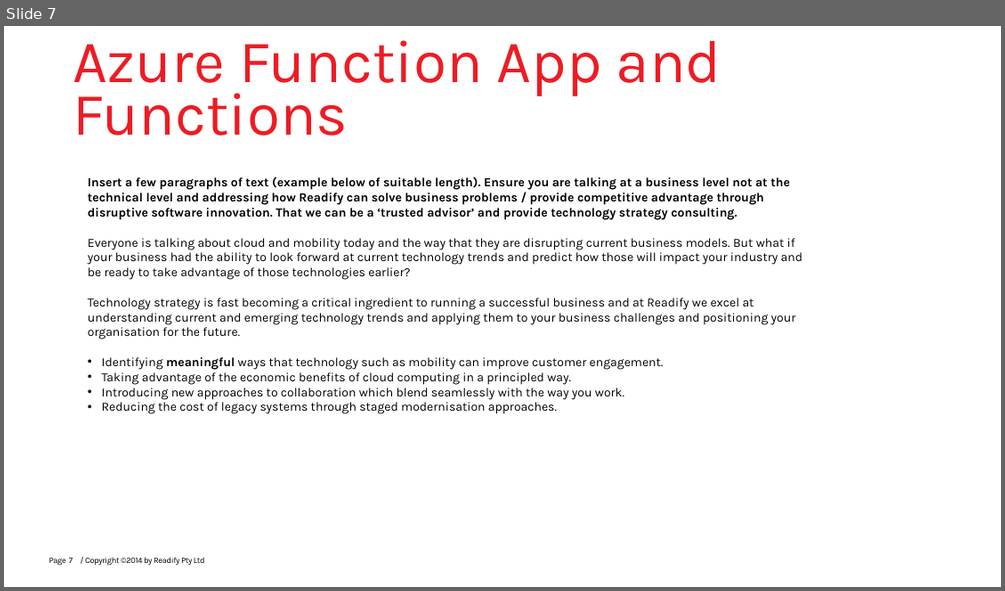
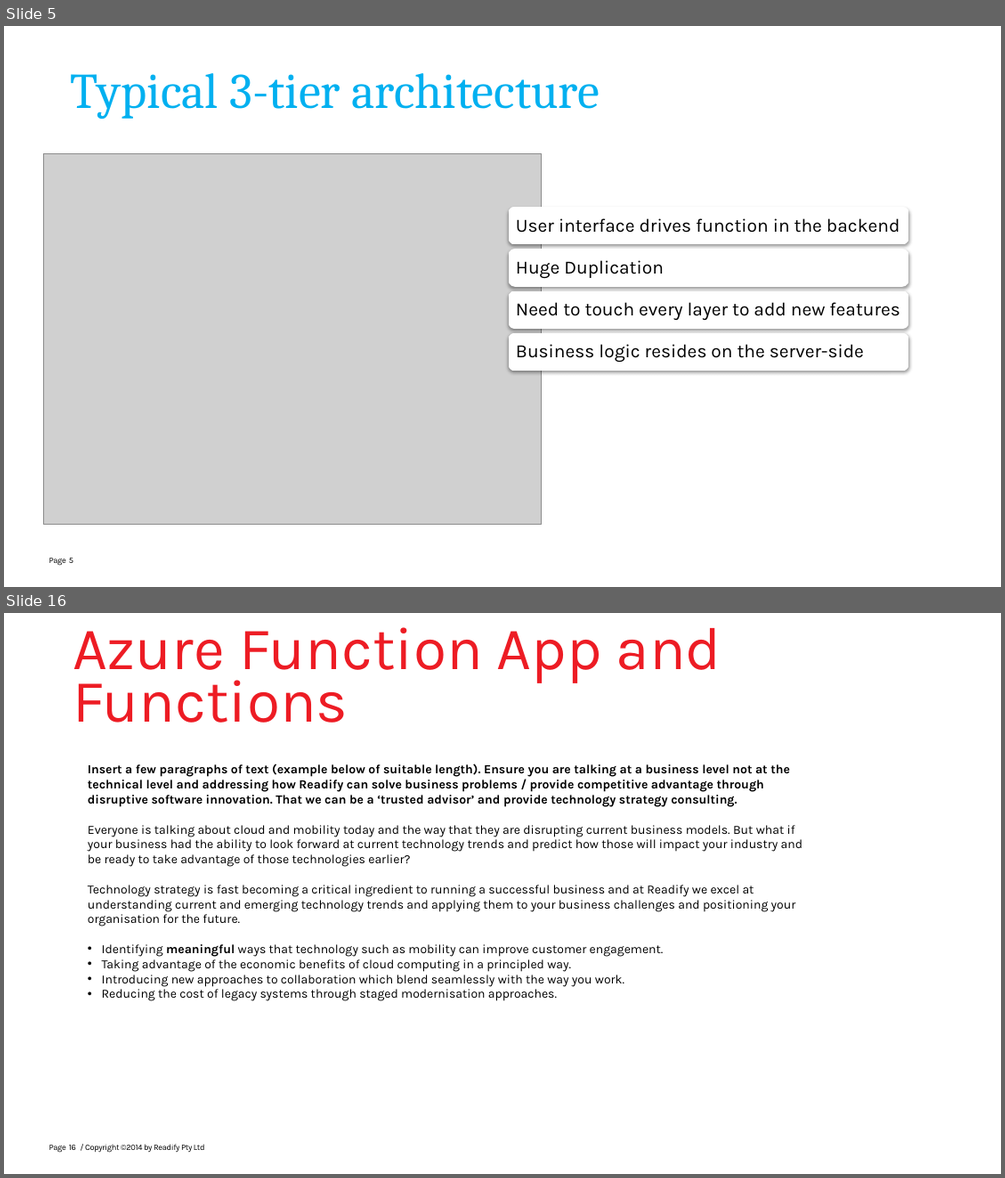
Before and after one commit to mehdikhaleghian/StudyNotes, a slide deck: Azure Functions.pptx. Shown one above the other, each under a label of ours: slide 7 before the commit, slides 5 and 16 after it; the slides between them are not shown. The pictures are 1005x591 and 1005x1178 pixels, drawn with LibreOffice and Linux fonts; fonts in the diff are those of the drawing; grey boxes stand for pictures; background and template pictures are left out. Boxes give left, top, right and bottom in pixels: in the first picture for what was removed or moved away, otherwise in the second. Text is boxed around its words. In the diff, an @@ line names an element or a change of style, - is before the commit and + after.

```diff
--- a/Azure Functions.pptx
+++ b/Azure Functions.pptx
@@ slide 5 added at (4, 26, 1001, 587), background picture (left out); not listed: 1 template element that a slide beside it also shows @@
@@ title added at (71, 73, 599, 119), 48 pt, text #00B0F0 @@
+Typical 3-tier architecture
@@ picture added at (43, 153, 542, 524) @@
@@ group added at (508, 207, 908, 371): 4 rounded rectangles, 4 texts @@
+User interface drives function in the backend
+Huge Duplication
+Need to touch every layer to add new features
+Business logic resides on the server-side
@@ page number added at (69, 557, 73, 563), 8 pt, text #000000 @@
+5
@@ what was slide 7 is now slide 16 @@
@@ page number at (69, 1144, 76, 1150): text changed @@
-7
+16
```
Also in this commit, not shown: 5 slides changed, 10 other slides added, 2 slides removed, 17 other files.
